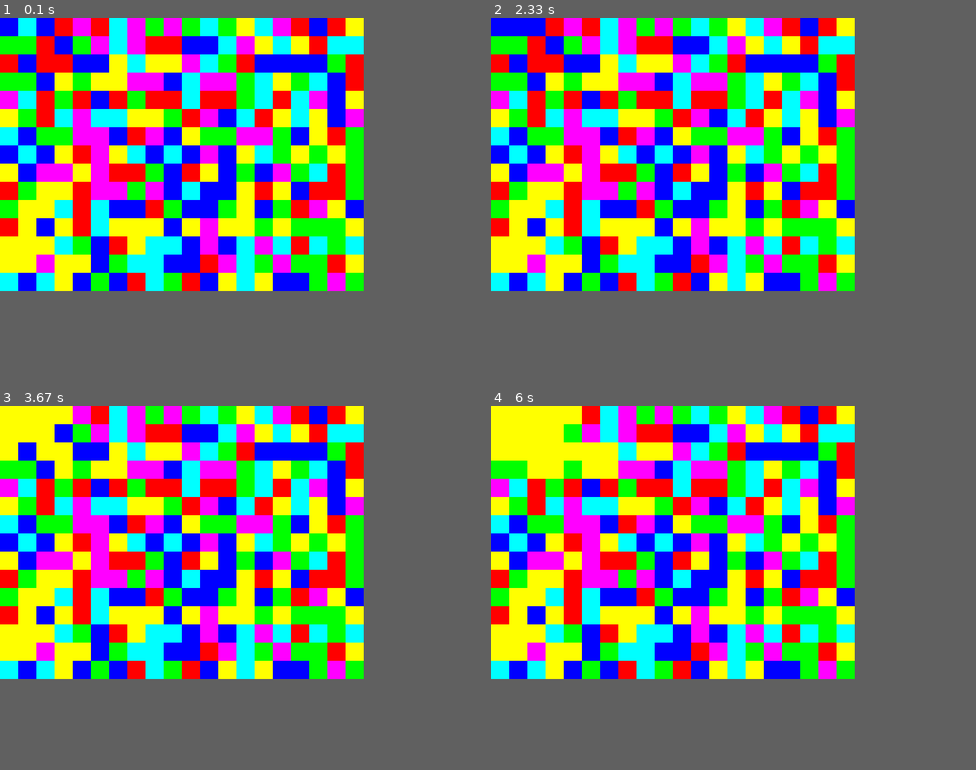
Above: before the commit, frames 1-4 (two rows, left to right).
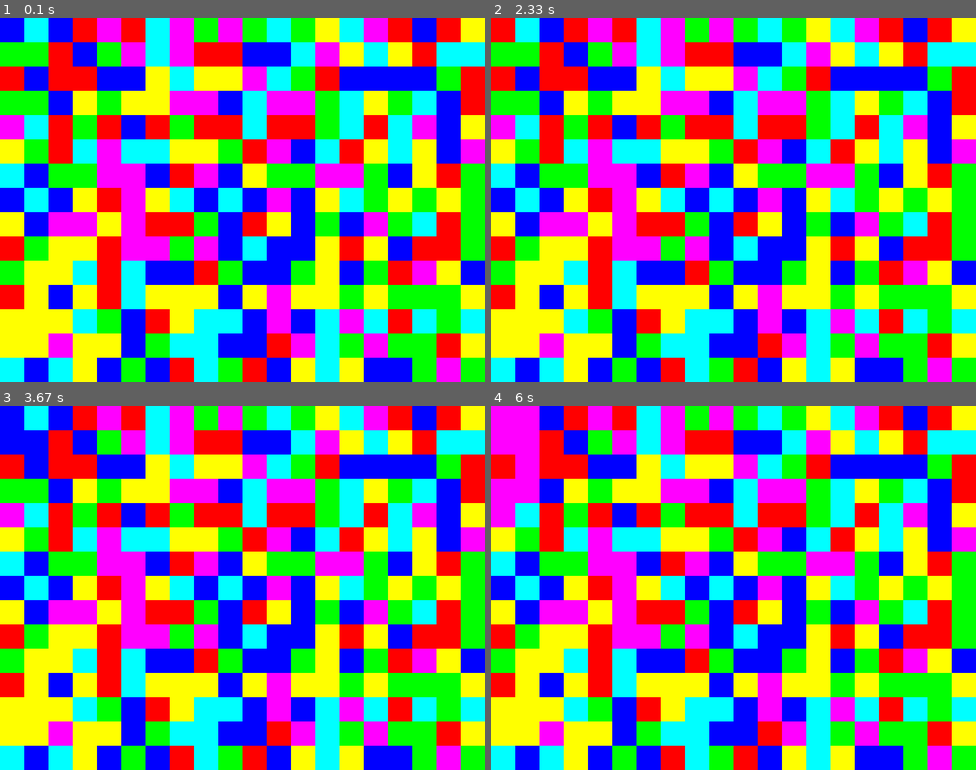
Above: after the commit, the same moments.

Repository: SimonFenak/Koncorocny-projekt
Game: pygame game, started from farebna_hra.py
Two runs of this game, one before a commit and one after it. Both use one fixed random seed, a clock stepped at 60 frames per second and the inputs below.
Inputs (mouse positions are in pixels of both pictures, inside the frame that each line leads up to):
- Up to frame 1 (0.1 s): no input
- Up to frame 2 (2.33 s): click (791, 149) at 0.38 s; click (675, 170) at 0.72 s; click (558, 112) at 1.05 s; click (714, 178) at 1.38 s; click (680, 61) at 1.72 s; click (655, 225) at 2.05 s
- Up to frame 3 (3.67 s): click (169, 497) at 2.38 s; click (130, 486) at 2.72 s; click (43, 482) at 3.05 s; click (295, 537) at 3.38 s
- Up to frame 4 (6 s): click (748, 493) at 3.72 s; click (568, 489) at 4.05 s; click (689, 529) at 4.38 s; click (568, 526) at 4.72 s; click (617, 620) at 5.05 s; click (592, 493) at 5.38 s; click (617, 453) at 5.72 s
In our replay, the window is 600x450 before the commit and 800x600 after it. These sizes can differ from the game's own. Grey fills any space a smaller window leaves; there, only what the larger window draws over its background counts as a difference.

The runs differ from the first frame. In frame 1, 80% of the frame differs, in the area x 0-100%, y 0-100%; in frame 2, 81%; in frame 3, 81%; in frame 4, 82%.

Commit message:
Update farebna_hra.py

Diff:
--- a/farebna_hra.py
+++ b/farebna_hra.py
@@ -5,7 +5,7 @@
 SIRKA = 20
 VYSKA = 15
 
-VELKOST = 30
+VELKOST = 40
 
 FARBY = {
     0: (255, 0, 0),
